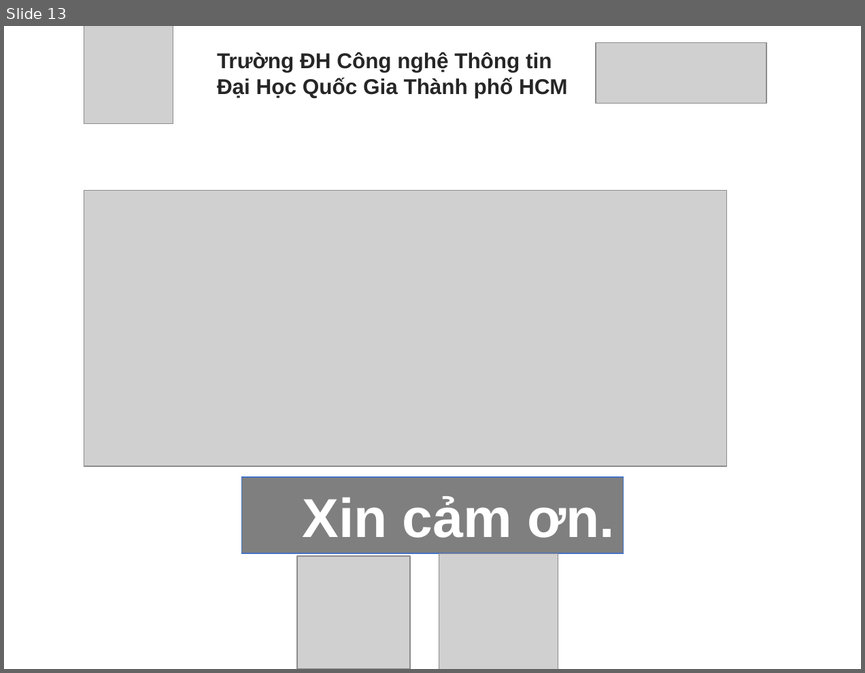
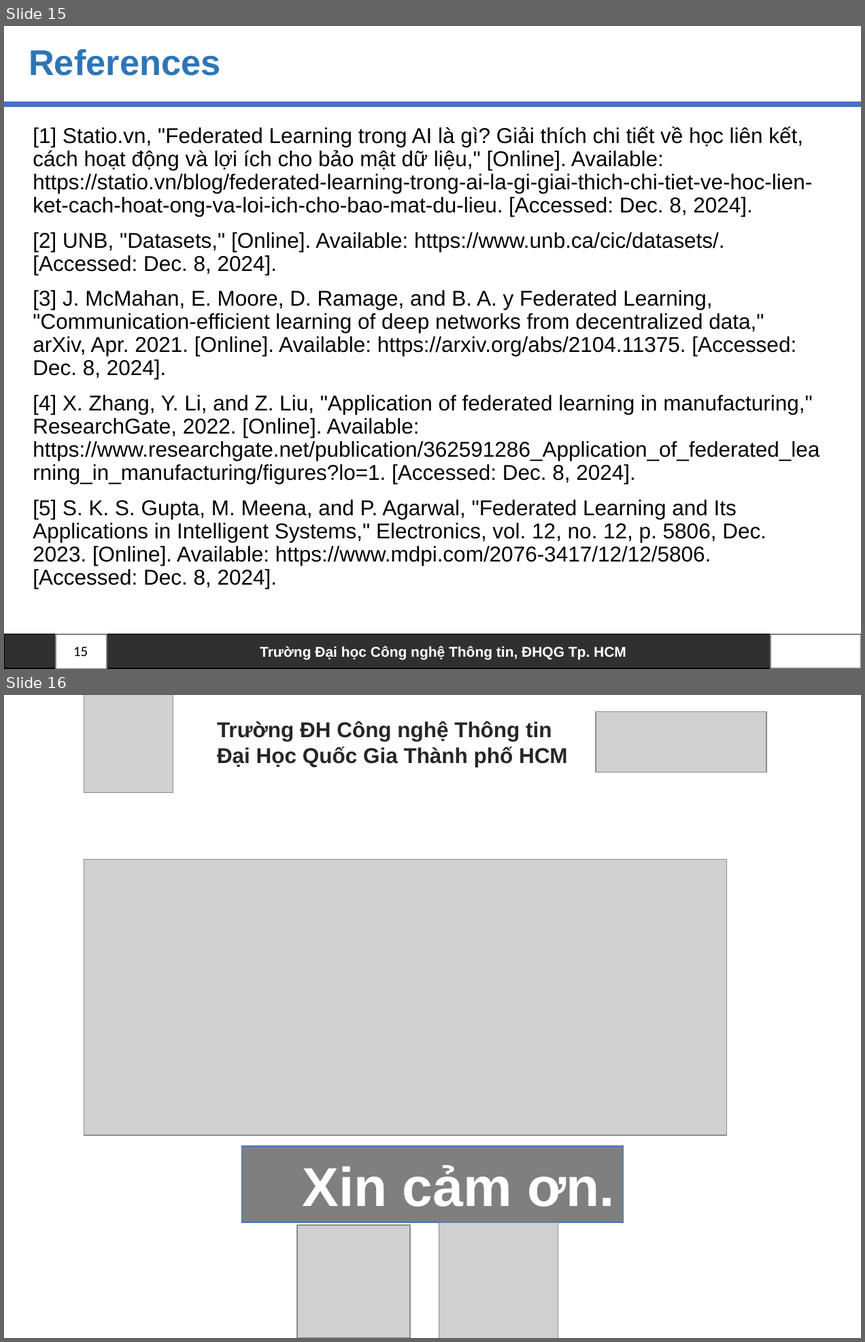
Before and after one commit to truclb/AnToanHeThongTin, a slide deck: FederatedLearning.pptx. Shown one above the other, each under a label of ours: slide 13 before the commit, slides 15 and 16 after it. The pictures are 865x673 and 865x1342 pixels, drawn with LibreOffice and Linux fonts; fonts in the diff are those of the drawing; grey boxes stand for pictures; background and template pictures are left out. Boxes give left, top, right and bottom in pixels: in the first picture for what was removed or moved away, otherwise in the second. Text is boxed around its words. In the diff, an @@ line names an element or a change of style, - is before the commit and + after.

Commit message:
[update][vmqloan] Chỉnh sửa model và thêm reference.

```diff
--- a/FederatedLearning.pptx
+++ b/FederatedLearning.pptx
@@ slide 15 added at bbox=[4, 26, 861, 669], background #FFFFFF @@
@@ title added at bbox=[28, 49, 221, 76], 30 pt, text #2E75B6, bold @@
+References
@@ line added from (4, 104) to (861, 104), #4472C4 4.5 pt @@
@@ text added at bbox=[33, 126, 819, 588], 18 pt, text #000000 @@
+[1] Statio.vn, "Federated Learning trong AI là gì? Giải thích chi tiết về học liên kết, cách hoạt động và lợi ích cho bảo mật dữ liệu," [Online]. Available: https://statio.vn/blog/federated-learning-trong-ai-la-gi-giai-thich-chi-tiet-ve-hoc-lien-ket-cach-hoat-ong-va-loi-ich-cho-bao-mat-du-lieu. [Accessed: Dec. 8, 2024].
+[2] UNB, "Datasets," [Online]. Available: https://www.unb.ca/cic/datasets/. [Accessed: Dec. 8, 2024].
+[3] J. McMahan, E. Moore, D. Ramage, and B. A. y Federated Learning, "Communication-efficient learning of deep networks from decentralized data," arXiv, Apr. 2021. [Online]. Available: https://arxiv.org/abs/2104.11375. [Accessed: Dec. 8, 2024].
+[4] X. Zhang, Y. Li, and Z. Liu, "Application of federated learning in manufacturing," ResearchGate, 2022. [Online]. Available: https://www.researchgate.net/publication/362591286_Application_of_federated_learning_in_manufacturing/figures?lo=1. [Accessed: Dec. 8, 2024].
+[5] S. K. S. Gupta, M. Meena, and P. Agarwal, "Federated Learning and Its Applications in Intelligent Systems," Electronics, vol. 12, no. 12, p. 5806, Dec. 2023. [Online]. Available: https://www.mdpi.com/2076-3417/12/12/5806. [Accessed: Dec. 8, 2024].
@@ rectangle added at bbox=[4, 633, 770, 668], fill #000000 at 81% opacity, outline #000000 1 pt, 12 pt, text #FFFFFF, bold @@
+Trường Đại học Công nghệ Thông tin, ĐHQG Tp. HCM
@@ rectangle added at bbox=[56, 635, 107, 669], fill #FFFFFF, outline #808080 1 pt @@
@@ rectangle added at bbox=[770, 635, 861, 669], fill #FFFFFF, outline #808080 1 pt @@
@@ page number added at bbox=[73, 646, 88, 656], 12 pt, text #000000 @@
+15
@@ what was slide 13 is now slide 16 @@
```
Also in this commit, not shown: 12 slides changed, 2 other slides added.
